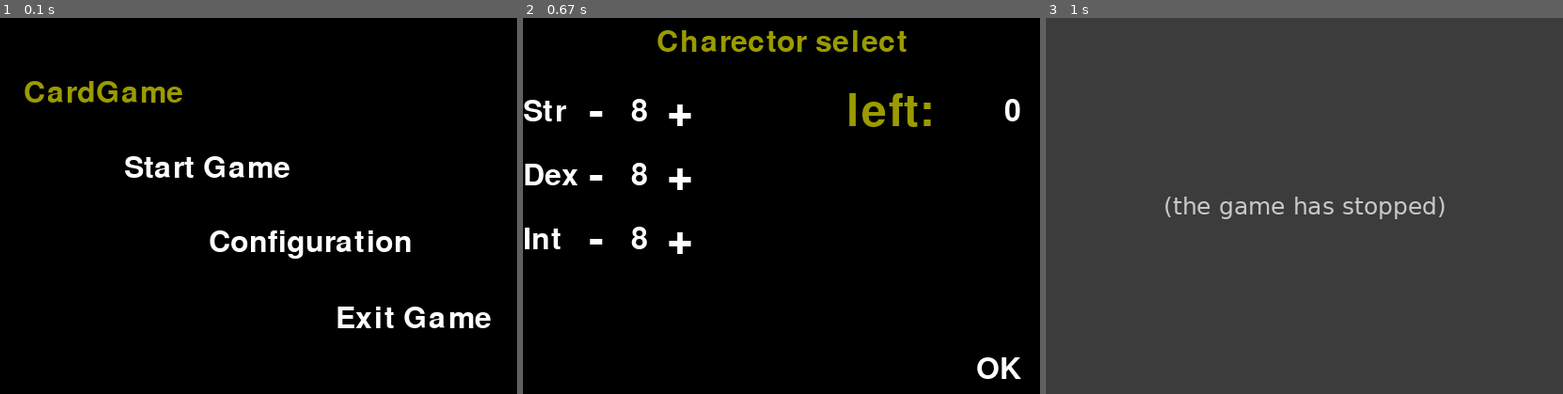
Above: before the commit, frames 1-3 (left to right).
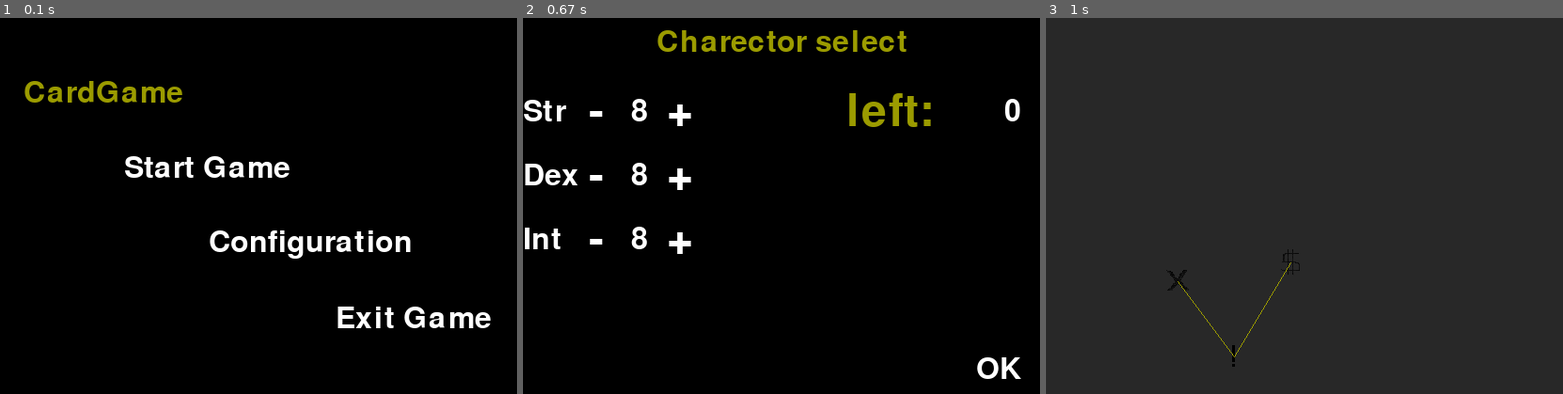
Above: after the commit, the same moments.

Repository: Leteno/learn-pygame
Game: pygame game, started from card-game/main.py
Same seed, same stepped clock (60 frames per second), same inputs: the game is played once before the commit and once after it.
Inputs:
- Up to frame 1 (0.1 s): no input
- Up to frame 2 (0.67 s): click "Start Game" at 0.38 s
- Up to frame 3 (1 s): click "OK" at 0.72 s

Frames 1-2 are identical in both runs. In frame 3, 1.2% of the frame differs, in the area x 23-78%, y 47-93%.
Before the commit the program exited at 0.77 s; later frames show no game.

Commit message:
(functional) add map-scene

Diff:
--- a/card-game/gamestate.py
+++ b/card-game/gamestate.py
@@ -1,8 +1,9 @@
 #!/usr/bin/env python3
+
+import copy, re, os
 
 WELCOME='welcome'
 CONFIG='config'
-MAP='map'
 GAME='game'
 EXIT='exit'
 
@@ -47,12 +48,114 @@
         self.sound = 4
         self.difficulty = 1
 
+class map_item :
+    T_EVENT = 'event'
+    T_STORE = 'store'
+    T_BATTLE = 'battle'
+    def __init__(self, type, level = 1):
+        self.type = type
+        self.level = level
+        self.point = None
+        self.next = []
+        self.prev = []
+
+    @property
+    def type(self):
+        return self._type
+
+    @type.setter
+    def type(self, newtype):
+        assert (newtype in [map_item.T_EVENT, map_item.T_STORE, map_item.T_BATTLE]), 'there is an unexpected type of map_item: "%s"' % (newtype)
+        self._type = newtype
+
+    def addChild(self, item) :
+        item.prev = self
+        self.next.append(item)
+
+
+class map_data :
+    def __init__(self):
+        self.header = None
+        self.current_item = self.header
+
+    def read_from_file(self, filename):
+        assert os.path.exists(filename), 'Cannot find the map file: %s' % (filename)
+        mapFile = open(filename, 'r')
+        content = mapFile.readlines() + ['\r\n']
+        mapFile.close()
+
+        numRe = re.compile('num: *([0-9]+)')
+        typeRe = re.compile('type: *(\w+)')
+        levelRe = re.compile('level: *([0-9]+)')
+        pointRe = re.compile('point: \(([0-9]+), *([0-9]+)\)')
+        nextRe = re.compile('next: \(([0-9, ]+)\)')
+        _map = {}
+        stashLines = []
+        for lineNum in range(len(content)):
+            line = content[lineNum].lstrip('\r\n')
+
+            if ';' in line:
+                line = line[:line.find(';')]
+
+            if line != '':
+                stashLines.append(line)
+            elif line == '' and len(stashLines) > 0:
+                item = map_item(map_item.T_EVENT)
+                num = None
+                for li in stashLines:
+                    tmp = numRe.match(li)
+                    if tmp is not None:
+                        num = tmp.group(1)
+                        continue
+                    tmp = typeRe.match(li)
+                    if tmp is not None:
+                        item.type = tmp.group(1)
+                        continue
+                    tmp = levelRe.match(li)
+                    if tmp is not None:
+                        item.level = tmp.group(1)
+                        continue
+                    tmp = pointRe.match(li)
+                    if tmp is not None:
+                        item.point = (int(tmp.group(1)), int(tmp.group(2)))
+                        continue
+                    tmp = nextRe.match(li)
+                    if tmp is not None:
+                        try:
+                            nlist = tmp.group(1)
+                            item.next = nlist.split(', ')
+                        except Exception as e:
+                            print('skip exception at %d, of %s' % (lineNum, e))
+
+                if num is not None:
+                    _map[num] = item
+                    print('enter new item %s: %s' % (num, item))
+
+                stashLines = []
+
+        for k in _map:
+            item = _map[k]
+            keyofnexts = item.next
+            item.next = []
+            for k0 in keyofnexts:
+                v0 = _map[k0]
+                if v0 is not None:
+                    item.next.append(v0)
+                    v0.prev.append(item)
+
+        self.header = _map['0'] # please please  "num: 0"
+        self.current_item = self.header
+        _map.clear()
+
+
 class game_data :
     def __init__(self):
         self.user = charector(charector.PLAYER)
         self.level = 0
         self.score = 0
         self.config = config()
+        self.map = map_data()
+        self.map.read_from_file('res/map.dat')
 
     def reset(self):
         delattr(self.user, 'init')
--- a/card-game/scene/game/game_scene.py
+++ b/card-game/scene/game/game_scene.py
@@ -1,5 +1,5 @@
 
-from scene.game import charector_select_scene
+from scene.game import charector_select_scene, map_scene
 from record import *
 
 def runGame(surface, fpsclock, data) :
@@ -9,4 +9,6 @@
     record(data)
     record(data.user)
 
+    while True:
+        map_scene.show(surface, fpsclock, data)
     print("game_scene is done\n")
--- /dev/null
+++ b/card-game/scene/game/map_scene.py
@@ -0,0 +1,78 @@
+
+import pygame
+from pygame.locals import *
+
+from gamestate import *
+from util import *
+import color
+
+T_EVENT = map_item.T_EVENT
+T_STORE = map_item.T_STORE
+T_BATTLE = map_item.T_BATTLE
+
+LIGHTDICT = {T_STORE: pygame.image.load('res/store-lighter.png'),
+             T_EVENT: pygame.image.load('res/event-lighter.png'),
+             T_BATTLE: pygame.image.load('res/battle-lighter.png')}
+
+DARKDICT = {T_STORE: pygame.image.load('res/store-darker.png'),
+            T_EVENT: pygame.image.load('res/event-darker.png'),
+            T_BATTLE: pygame.image.load('res/battle-darker.png')}
+
+
+def show(surface, fpsclock, data):
+    print('map_scene is showing')
+
+    # scan: see how many layer
+    w = surface.get_width()
+    h = surface.get_height()
+    iconsize = 40
+    while True:
+        # event stuff
+        checkForQuit()
+
+        # draw it
+        surface.fill(color.DARKGRAY)
+
+        draw_map(surface, data.map)
+
+        pygame.display.update()
+        fpsclock.tick(FPS)
+
+def draw_map(surface, map):
+    header = map.header
+    current_item = map.current_item
+    def g(item):
+        return get_proper_image(item, current_item)
+    items = [header]
+    count = 0
+    maxCount = 100
+    while items:
+        count += 1
+        assert count < maxCount, 'count should be less than %d' % maxCount
+
+        next_items = []
+        for item in items:
+            if item is None:
+                continue
+            next_items += item.next
+            if item.point is None:
+                continue
+            surf = g(item)
+            rect = surf.get_rect()
+            rect.center = item.point
+            surface.blit(surf, rect)
+            if item.prev :
+                for i in item.prev:
+                    if i is None:
+                        continue
+                    points = [item.point, i.point]
+                    pygame.draw.lines(surface, color.YELLOW, 1, points)
+
+        items = next_items
+
+
+def get_proper_image(map_item, current_item):
+    dictionary = DARKDICT
+    if current_item in map_item.prev :
+        dictionary = LIGHTDICT
+    return dictionary[map_item.type]
Binary file added: card-game/res/battle-darker.png
Binary file added: card-game/res/battle-lighter.png
Binary file added: card-game/res/event-darker.png
Binary file added: card-game/res/event-lighter.png
Not shown, added: card-game/res/map.dat
Binary file added: card-game/res/store-darker.png
Binary file added: card-game/res/store-lighter.png
Not shown, changed: .gitignore
